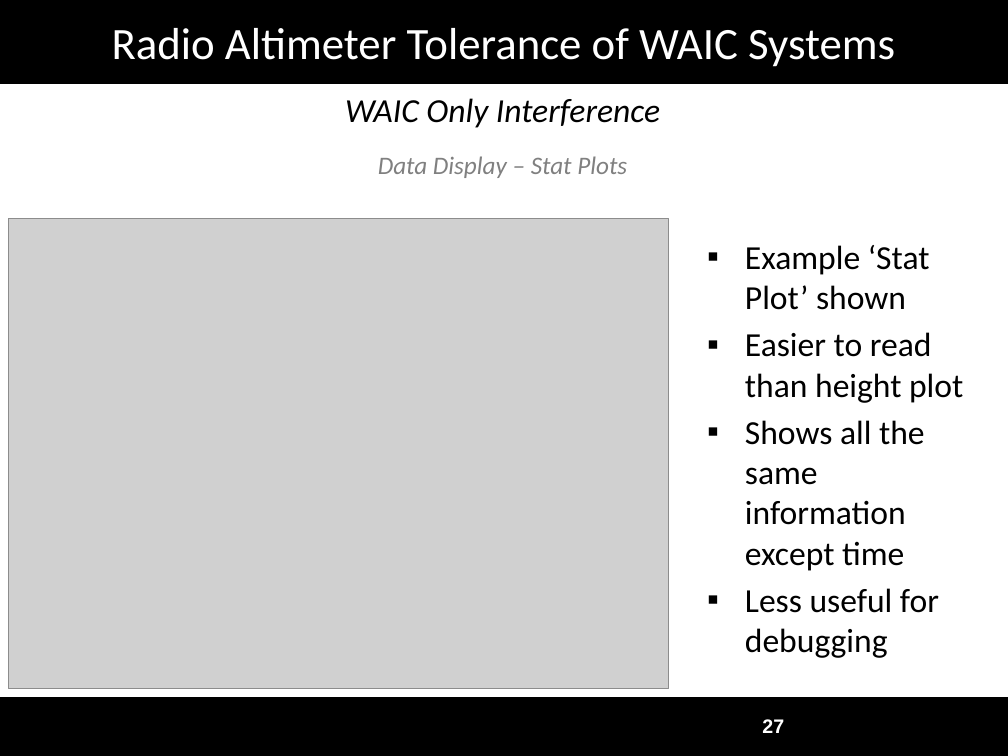
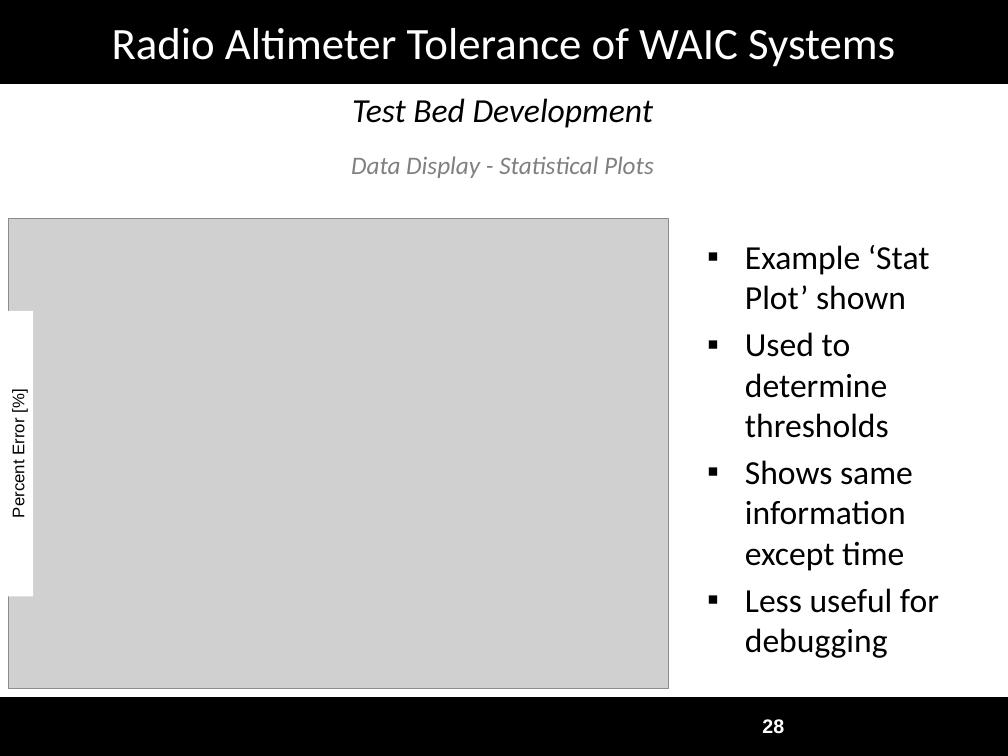
Before and after one commit to joshruff/masters_thesis, a slide deck: slide 28 of data/Defense_Presentation.pptx (slide 27 before the commit). Drawn at 1008x756 pixels with LibreOffice and Linux fonts; fonts in the diff are those of the drawing; grey boxes stand for pictures; background and template pictures are left out. Boxes give left, top, right and bottom in pixels: in the first picture for what was removed or moved away, otherwise in the second. Text is boxed around its words. In the diff, an @@ line names an element or a change of style, - is before the commit and + after.

```diff
--- a/data/Defense_Presentation.pptx
+++ b/data/Defense_Presentation.pptx
@@ text at bbox=[352, 98, 653, 128]: text changed @@
-WAIC Only Interference
+Test Bed Development
@@ text at bbox=[351, 156, 654, 178]: text changed @@
-Data Display – Stat Plots
+Data Display - Statistical Plots
@@ rectangle added at bbox=[3, 311, 33, 596], fill #FFFFFF, 12 pt, text #000000 @@
+Percent Error [%]
@@ text at bbox=[745, 332, 913, 571]: text changed @@
-▪ Easier to read than height plot
-▪ Shows all the same information except time
+▪ Used to determine thresholds
+▪ Shows same information except time
@@ page number at bbox=[762, 719, 784, 734]: text changed @@
-27
+28
```
Also in this commit, not shown: 38 other slides changed, 3 slides added, 1 slide removed, 3 other files.
